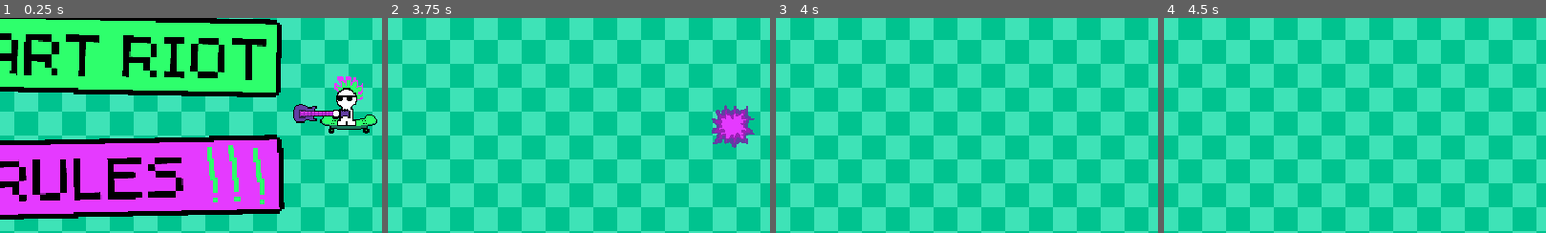
Above: before the commit, frames 1-4 (left to right).
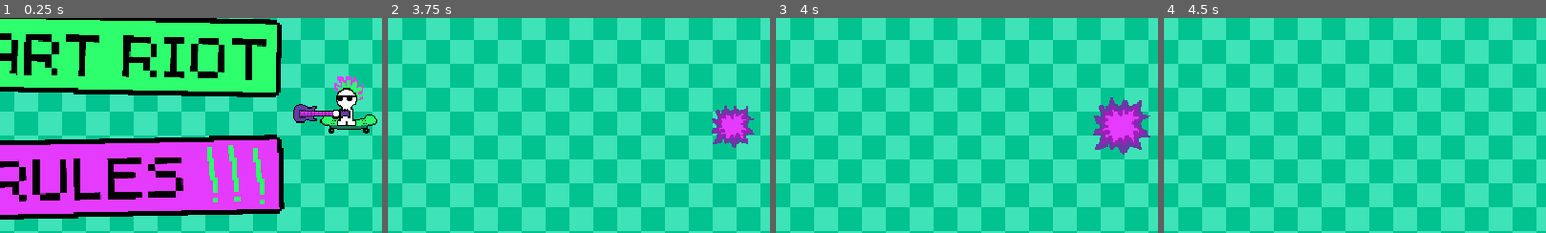
Above: after the commit, the same moments.

Repository: KyleTiley/PlayfulAnarchy
Game: Godot game, scene res://main.tscn
The game is run twice, just before and just after one commit, with the same random seed, the same clock (stepped at 60 frames per second) and the same inputs.
Inputs (mouse positions are % of the whole screen's width and height, from its top left):
- Up to frame 1 (0.25 s): no input
- Up to frame 2 (3.75 s): click "START RIOT" at 0.5 s; move the mouse to (45, 70) at 1.27 s; hold W (up_input) 1.28-2.78 s; move the mouse to (80, 65) at 2.02 s; move the mouse to (20, 35) at 2.77 s; hold A (left_input) from 2.78 s (still down); move the mouse to (55, 50) at 3.52 s
- Up to frame 3 (4 s): keep holding A (left_input)
- Up to frame 4 (4.5 s): move the mouse to (35, 25) at 4.27 s; release A (left_input) at 4.28 s; hold S (down_input) from 4.28 s (still down)
The pictures show only the part of the screen within x 39-89%, y 28-78%; the shares and areas given below are measured in that part.

Frames 1-2 are identical in both runs. In frame 3, 2.6% of the frame differs, in the area x 83-98%, y 36-64%; in frame 4, nothing differs.

Commit message:
sounds done

Diff:
--- a/Enemies/Cop.gd
+++ b/Enemies/Cop.gd
@@ -32,5 +32,6 @@
 func knock_back(_area):
 	var direction = (self.global_position - _area.get_parent().global_position)
 	$AnimationPlayer.play("white_hit")
+	$Riff.play()
 	self.move_local_x(direction.x * knockback_strength)
 	self.move_local_y(direction.y * knockback_strength)
--- a/Enemies/Grenade.gd
+++ b/Enemies/Grenade.gd
@@ -26,7 +26,11 @@
 	has_exploded = true
 	$Sprite2D.hide()
 	$AnimationPlayer.play("explode")
-	await get_tree().create_timer(0.2).timeout
+	$Boom.play()
+	await get_tree().create_timer(0.5).timeout
+	$Explosion.hide()
+	$Explosion/Area2D/CollisionShape2D.set_deferred("disabled", true)
+	await get_tree().create_timer(2).timeout
 	queue_free()
 
 func _on_area_2d_area_entered(area):
--- a/Enemies/RiotCop.gd
+++ b/Enemies/RiotCop.gd
@@ -37,6 +37,7 @@
 func shield_break(_area):
 	shield_broken = true
 	$AnimationPlayer.play("break_shield")
+	$ShieldCrack.play()
 	var direction = (self.global_position - _area.get_parent().global_position)
 	self.move_local_x(direction.x * knockback_strength)
 	self.move_local_y(direction.y * knockback_strength)
@@ -46,5 +47,6 @@
 func knock_back(_area):
 	var direction = (self.global_position - _area.get_parent().global_position)
 	$AnimationPlayer.play("white_hit")
+	$Riff.play()
 	self.move_local_x(direction.x * knockback_strength)
 	self.move_local_y(direction.y * knockback_strength)
--- a/Enemies/cop.tscn
+++ b/Enemies/cop.tscn
@@ -1,8 +1,9 @@
-[gd_scene load_steps=11 format=3 uid="uid://cu81wnbfb7sm4"]
+[gd_scene load_steps=12 format=3 uid="uid://cu81wnbfb7sm4"]
 
 [ext_resource type="Script" path="res://Enemies/Cop.gd" id="1_b88bw"]
 [ext_resource type="Shader" path="res://Enemies/white_flash.gdshader" id="2_dyyh3"]
 [ext_resource type="Texture2D" uid="uid://b4rejmvvcif0n" path="res://Assets/Cop.png" id="2_jnjea"]
+[ext_resource type="AudioStream" uid="uid://bscvbffwm1yx3" path="res://Sounds/Riff.mp3" id="4_m2xue"]
 
 [sub_resource type="ShaderMaterial" id="ShaderMaterial_d8nf1"]
 resource_local_to_scene = true
@@ -191,4 +192,7 @@
 position = Vector2(0, -18.5)
 shape = SubResource("RectangleShape2D_n4bbe")
 
+[node name="Riff" type="AudioStreamPlayer" parent="."]
+stream = ExtResource("4_m2xue")
+
 [connection signal="area_entered" from="Area2D" to="." method="_on_area_2d_area_entered"]
--- a/Enemies/grenade.tscn
+++ b/Enemies/grenade.tscn
@@ -1,8 +1,9 @@
-[gd_scene load_steps=8 format=3 uid="uid://c1uk8n3wwfus8"]
+[gd_scene load_steps=9 format=3 uid="uid://c1uk8n3wwfus8"]
 
 [ext_resource type="Script" path="res://Enemies/Grenade.gd" id="1_1cymy"]
 [ext_resource type="Texture2D" uid="uid://d22716xm2weu1" path="res://Assets/Grenade.png" id="2_hrp8a"]
 [ext_resource type="Texture2D" uid="uid://diq7t5knvgvb4" path="res://Assets/Explosion.png" id="3_l6p6e"]
+[ext_resource type="AudioStream" uid="uid://c0c2ebs5p4cli" path="res://Sounds/Explosion.mp3" id="4_o3rmj"]
 
 [sub_resource type="RectangleShape2D" id="RectangleShape2D_betc5"]
 size = Vector2(48, 48)
@@ -68,4 +69,8 @@
 "": SubResource("AnimationLibrary_2m7fk")
 }
 
+[node name="Boom" type="AudioStreamPlayer" parent="."]
+stream = ExtResource("4_o3rmj")
+volume_db = -10.0
+
 [connection signal="area_entered" from="Explosion/Area2D" to="." method="_on_area_2d_area_entered"]
--- a/Enemies/riotcop.tscn
+++ b/Enemies/riotcop.tscn
@@ -1,9 +1,11 @@
-[gd_scene load_steps=14 format=3 uid="uid://20hwsoafyu2w"]
+[gd_scene load_steps=16 format=3 uid="uid://20hwsoafyu2w"]
 
 [ext_resource type="Script" path="res://Enemies/RiotCop.gd" id="1_m2n3q"]
 [ext_resource type="Texture2D" uid="uid://b4rejmvvcif0n" path="res://Assets/Cop.png" id="2_4cb8a"]
 [ext_resource type="Shader" path="res://Enemies/white_flash.gdshader" id="2_h5nn5"]
 [ext_resource type="Texture2D" uid="uid://bs6217l03mnwl" path="res://Assets/Riotshield.png" id="3_kbso2"]
+[ext_resource type="AudioStream" uid="uid://bscvbffwm1yx3" path="res://Sounds/Riff.mp3" id="5_deamn"]
+[ext_resource type="AudioStream" uid="uid://dvfi0p84q4aq2" path="res://Sounds/Shield.wav" id="6_68tdj"]
 
 [sub_resource type="ShaderMaterial" id="ShaderMaterial_jm1pj"]
 resource_local_to_scene = true
@@ -214,4 +216,10 @@
 "": SubResource("AnimationLibrary_8lp1j")
 }
 
+[node name="Riff" type="AudioStreamPlayer" parent="."]
+stream = ExtResource("5_deamn")
+
+[node name="ShieldCrack" type="AudioStreamPlayer" parent="."]
+stream = ExtResource("6_68tdj")
+
 [connection signal="area_entered" from="Area2D" to="." method="_on_area_2d_area_entered"]
Binary file changed: Assets/PlayfulAnarchy.aseprite
Not shown, added: Sounds/Explosion.mp3.import
Not shown, added: Sounds/Riff.mp3.import
Not shown, added: Sounds/Shield.wav.import
Not shown, added: Sounds/Explosion.mp3
Not shown, added: Sounds/Riff.mp3
Not shown, added: Sounds/Shield.wav
